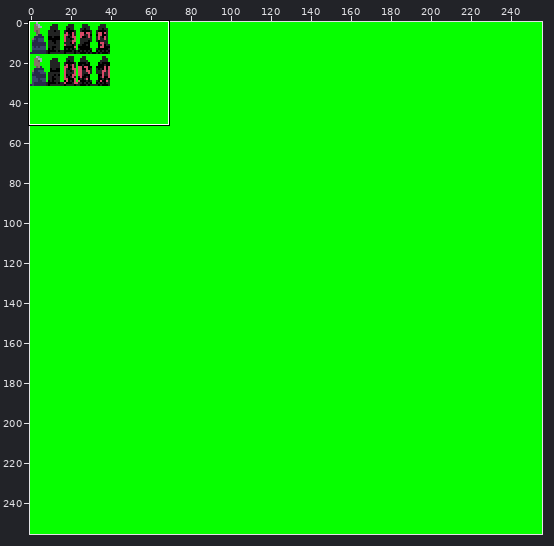
File history of a pixel-art file, Milestone3/SPRITESHEET.aseprite. The first picture is a wide view before the edit; the outline marks the close-up.
Close-up. First the earlier version:
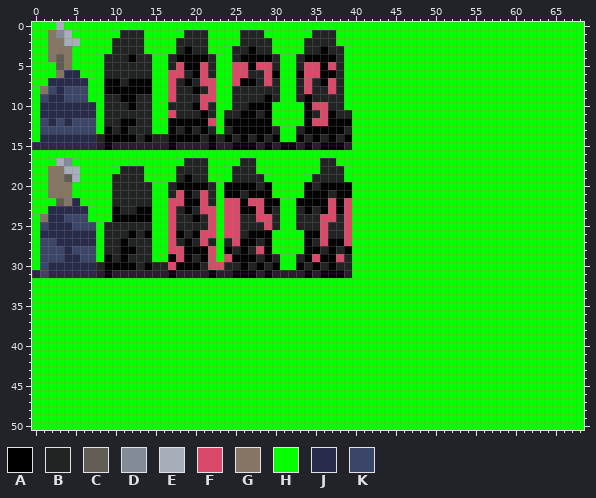
256x256 pixels, 1 frame. Shown: x 0..68, y 0..50.
Visible layers, top first: "oldman", "demon", "bg".
Palette (. is transparent): A #000000  B #222323  C #625d54  D #828b98  E #a6aeba  F #d94a69  G #857565  H #06ff00  J #282b4a  K #3a4568
Pixels before (only the part around the change), first column x 0:
 0 HHHEHHHHHHHHHHHHHHHHHHHHHHHHHHHHHHHHHHHHHHHHHHHHHHHHHHHHHHHHHHHHHHHHH
 1 HHGDEHHHHHHBBBHHHHHBBBHHHHBBBHHHHHHBBBHHHHHHHHHHHHHHHHHHHHHHHHHHHHHHH
 2 HHGGEEHHHHBBBBHHHHBBBBHHHHBBBBHHHHBBBBHHHHHHHHHHHHHHHHHHHHHHHHHHHHHHH
 3 HHGGGHHHHHBBBBHHHHBABBHHHBBABBHHHHBBABBHHHHHHHHHHHHHHHHHHHHHHHHHHHHHH
 4 HHGCGHHHHBBBABBHHBAAAABHHBAAAABHHBAAAABHHHHHHHHHHHHHHHHHHHHHHHHHHHHHH
 5 HHHCGHHHHBBBBBBHHBFAAFBHHFFAFFBHHBFFAFBHHHHHHHHHHHHHHHHHHHHHHHHHHHHHH
 6 HHHGJJHHHBBBBBBHHFFBAFBHHFFBBFAHHAFFAABHHHHHHHHHHHHHHHHHHHHHHHHHHHHHH
 7 HHJJJJJHHAABAAAHHFBABFFHHFAABFBHHBFBAFBHHHHHHHHHHHHHHHHHHHHHHHHHHHHHH
 8 HGKJKKKHHAAAAAAHHFBBABFHHBBBBBBHHBFBBFBHHHHHHHHHHHHHHHHHHHHHHHHHHHHHH
 9 HKJJKKKHHBBAABBHHFBBBFFHHBBBBABHHBABBBBHHHHHHHHHHHHHHHHHHHHHHHHHHHHHH
10 HJJJJJJJHBBBABBHHBBBAFBHHBBAAAHHHHAFFBBHHHHHHHHHHHHHHHHHHHHHHHHHHHHHH
11 HJJJJJJJHBBBBBBHHFBBBABHBBAABAHHHHABFABBHHHHHHHHHHHHHHHHHHHHHHHHHHHHH
12 HKJKJKKKHBBAABBHHAAAAAFHAAAAAAHHHHAFFAAAHHHHHHHHHHHHHHHHHHHHHHHHHHHHH
13 HKKKKKKKHABABBBHHABABABHBAAAAABHHBAAAAABHHHHHHHHHHHHHHHHHHHHHHHHHHHHH
14 HJJJJJJJBAAAABABBAAAABABABABABAHHABABABAHHHHHHHHHHHHHHHHHHHHHHHHHHHHH
15 JJJJJJJJBABBBBBBBABBBBABBAAABABAABABAAABHHHHHHHHHHHHHHHHHHHHHHHHHHHHH
16 HHHHHHHHHHHHHHHHHHHHHHHHHHHHHHHHHHHHHHHHHHHHHHHHHHHHHHHHHHHHHHHHHHHHH
17 HHHEDHHHHHHHHHHHHHHBBBHHHHBBHHHHHHHHBBHHHHHHHHHHHHHHHHHHHHHHHHHHHHHHH
18 HHGGEEHHHHHBBBHHHHBBBBHHHBBBHHHHHHHHBBBHHHHHHHHHHHHHHHHHHHHHHHHHHHHHH
19 HHGGCEHHHHBBBBHHHHBABBHHHBBBBHHHHHHBBBBHHHHHHHHHHHHHHHHHHHHHHHHHHHHHH
20 HHGGGHHHHHBBBBBHHBAAAABHAAAABAHHHHABAAAAHHHHHHHHHHHHHHHHHHHHHHHHHHHHH
21 HHGGGHHHHHBBBBBHHBFABFBHAABAAAHHHHAAABAAHHHHHHHHHHHHHHHHHHHHHHHHHHHHH
22 HHHCGJHHHHBBBBBHHFFAAFBHFFAFFAAHHAAAAFAFHHHHHHHHHHHHHHHHHHHHHHHHHHHHH
23 HHJJJJJHHHABBAAHHFBABFFHFFAAFABHHBABAFAFHHHHHHHHHHHHHHHHHHHHHHHHHHHHH
24 HGJJKKKHHHAAAAAHHFBBABFHFFBBFFBHHBBBFFBFHHHHHHHHHHHHHHHHHHHHHHHHHHHHH
25 HKJJJKKKHBBBBBBHHFBBBBFHFFBBBFBHHBBBFBBFHHHHHHHHHHHHHHHHHHHHHHHHHHHHH
26 HJJJJJJJHBBBABAHHFABAFFHFFBAAAHHHHAAFBBFHHHHHHHHHHHHHHHHHHHHHHHHHHHHH
27 HKKJJJJJHBBABBBHHFBABFBHBFAABAHHHHABFAAFHHHHHHHHHHHHHHHHHHHHHHHHHHHHH
28 HKKKJKKKHBBAABBHHFFAAAFHABABFAHHHHAABABAHHHHHHHHHHHHHHHHHHHHHHHHHHHHH
29 HKKKJJKKHABABBBHHAFABAFHFAAABABHHBAFAAFBHHHHHHHHHHHHHHHHHHHHHHHHHHHHH
30 HKJJJJJJBAAAABABBFAAABFFBBABABAHHABABABBHHHHHHHHHHHHHHHHHHHHHHHHHHHHH
31 JKJJJJJJBABBBBBBBABBBBABBAAABABBBBABAAABHHHHHHHHHHHHHHHHHHHHHHHHHHHHH
32 HHHHHHHHHHHHHHHHHHHHHHHHHHHHHHHHHHHHHHHHHHHHHHHHHHHHHHHHHHHHHHHHHHHHH
33 HHHHHHHHHHHHHHHHHHHHHHHHHHHHHHHHHHHHHHHHHHHHHHHHHHHHHHHHHHHHHHHHHHHHH
34 HHHHHHHHHHHHHHHHHHHHHHHHHHHHHHHHHHHHHHHHHHHHHHHHHHHHHHHHHHHHHHHHHHHHH
35 HHHHHHHHHHHHHHHHHHHHHHHHHHHHHHHHHHHHHHHHHHHHHHHHHHHHHHHHHHHHHHHHHHHHH
36 HHHHHHHHHHHHHHHHHHHHHHHHHHHHHHHHHHHHHHHHHHHHHHHHHHHHHHHHHHHHHHHHHHHHH
37 HHHHHHHHHHHHHHHHHHHHHHHHHHHHHHHHHHHHHHHHHHHHHHHHHHHHHHHHHHHHHHHHHHHHH
38 HHHHHHHHHHHHHHHHHHHHHHHHHHHHHHHHHHHHHHHHHHHHHHHHHHHHHHHHHHHHHHHHHHHHH
39 HHHHHHHHHHHHHHHHHHHHHHHHHHHHHHHHHHHHHHHHHHHHHHHHHHHHHHHHHHHHHHHHHHHHH
40 HHHHHHHHHHHHHHHHHHHHHHHHHHHHHHHHHHHHHHHHHHHHHHHHHHHHHHHHHHHHHHHHHHHHH
41 HHHHHHHHHHHHHHHHHHHHHHHHHHHHHHHHHHHHHHHHHHHHHHHHHHHHHHHHHHHHHHHHHHHHH
42 HHHHHHHHHHHHHHHHHHHHHHHHHHHHHHHHHHHHHHHHHHHHHHHHHHHHHHHHHHHHHHHHHHHHH
43 HHHHHHHHHHHHHHHHHHHHHHHHHHHHHHHHHHHHHHHHHHHHHHHHHHHHHHHHHHHHHHHHHHHHH
44 HHHHHHHHHHHHHHHHHHHHHHHHHHHHHHHHHHHHHHHHHHHHHHHHHHHHHHHHHHHHHHHHHHHHH
45 HHHHHHHHHHHHHHHHHHHHHHHHHHHHHHHHHHHHHHHHHHHHHHHHHHHHHHHHHHHHHHHHHHHHH
46 HHHHHHHHHHHHHHHHHHHHHHHHHHHHHHHHHHHHHHHHHHHHHHHHHHHHHHHHHHHHHHHHHHHHH
47 HHHHHHHHHHHHHHHHHHHHHHHHHHHHHHHHHHHHHHHHHHHHHHHHHHHHHHHHHHHHHHHHHHHHH
48 HHHHHHHHHHHHHHHHHHHHHHHHHHHHHHHHHHHHHHHHHHHHHHHHHHHHHHHHHHHHHHHHHHHHH
49 HHHHHHHHHHHHHHHHHHHHHHHHHHHHHHHHHHHHHHHHHHHHHHHHHHHHHHHHHHHHHHHHHHHHH
50 HHHHHHHHHHHHHHHHHHHHHHHHHHHHHHHHHHHHHHHHHHHHHHHHHHHHHHHHHHHHHHHHHHHHH
After:
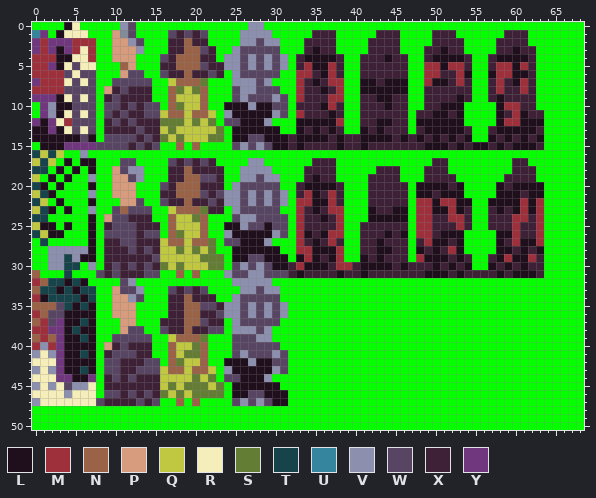
Colours new in this view: L #1f0e1c  M #9d303b  N #9a6348  P #d79b7d  Q #c0c741  R #f5edba  S #647d34  T #17434b  U #34859d  V #8c8fae  W #584563  X #3e2137  Y #70377f
Diff:
layer "cloud" added
layer "seer" added
layer "plantmerchant" added
layer "knight" added
layer "oldman" removed
Changed rows in their new state; - is an unchanged pixel.
first column x 0:
 0 ---HLR-----VW--------------VV-----------------------------------
 1 UYHLRRR---PDWH---WXWXW----VVVV-----XXX-----XXX----XXX------XXX--
 2 YMYYYMMM--PPVW---XXNXX----VVWVV---XXXX----XXXX----XXXX----XXXX--
 3 YMYLYMRM--PPPV---XXNNWX--VWWWWW---XLXXH---XXXX---XXLXX----XXLXX-
 4 MMMLLRRM-HPPPHH-WXNNNXX-VVWVWVWV-XLLLLX--XXXLXX--XLLLLX--XLLLLX-
 5 MMYLRWRR-HHNPHH-XXNNNWXXVVWVWVWV-XMLLMX--XXXXXX--MMLMMX--XMMLMX-
 6 MMMMWRWW-HHPWWH-WXXNXXWX-VWWWWW--MMXLMX--XXXXXX--MMXXML--LMMLLX-
 7 YMMMRWRW-HWWWWW--QNNNSH--VVVWVH--MXLXMM--LLXLLL--MLLXMX--XMXLMX-
 8 MMMMWWWW-PXWXXX--NSQSNH--WVVWWW--MXXLXM--LLLLLL--XXXXXX--XMXXMX-
 9 YYYLRWRW-XWXXXX--NQQQNH--WVWWWVW-MXXXMM--XXLLXX--XXXXLX--XLXXXX-
10 -YVLLWWW-WWXWXWW-NSQQNH-LLLVLLWW-XXXLMX--XXXLXX--XXLLL----LMMXX-
11 -YVLRWRW-WXWXXWWQNNQNNQ-VLLLLLVW-MXXXLXH-XXXXXX-XXLLXL----LXMLXX
12 YLYRMWWW-XWXWXXXSSSQSQS-WWLLLV---LLLLLMH-XXLLXX-LLLLLL----LMMLLL
13 LLYLRWRW-XXXXWXXQSQQQQQSHLLLLLL--LXLXLXH-LXLXXX-XLLLLLX--XLLLLLX
14 LLLLLLWLHWWWWXWXSQSQQQSSHLLWWLLLXLLLLXLXXLLLLXLXLXLXLXL--LXLXLXL
15 HLLLYYYYWWWWXWXWHHNHNHHHHWVWVWLLXLXXXXLXXLXXXXXXXLLLXLXLLXLXLLLX
16 TQTQ--V---------------------------------------------------------
17 QTQHL-LL---WW----WXWXWX---HVV------XXX------------XX--------XX--
18 TTHLHL-L--PWVV---XXNXXXX-HVVVV----XXXXH----XXX---XXX--------XXX-
19 Q-LHLH-V--PPWV---XXNNWWX-HVVWVV---XLXXH---XXXX---XXXX------XXXX-
20 TLHLH--L--PPPHH-WXNNNXXXHVWWWWW--XLLLLXH--XXXXX-LLLLXL----LXLLLL
21 QTLHH--V--PPPHH-XXNNNWXWVVWVWVWV-XMLXMXH--XXXXX-LLXLLL----LLLXLL
22 TQ-LHH-L--HPPWH-WXXNXXWXVVWVWVWV-MMLLMXH--XXXXX-MMLMMLL--LLLLMLM
23 QTLHLHHV--WNWWW--QNNNSXXHVWWWWW--MXLXMMH--LXXLL-MMLLMLX--XLXLMLM
24 TTHHHHHL-PWWXXX--NQQSNH-HWVVWWWW-MXXLXMH--LLLLL-MMXXMMX--XXXMMXM
25 QLLHLHHL-XWWWXXX-NQQQNH-LLVWWLWW-MXXXXMH-XXXXXX-MMXXXMX--XXXMXXM
26 TQLLHHHL-WWWWXWW-NSQQNH-VLLLLLVW-MLXLMMH-XXXLXL-MMXLLL----LLMXXM
27 -THHHHHL-XXWWXXXQNNQNNS-WWLLLV---MXLXMXH-XXLXXX-XMLLXL----LXMLLM
28 -HVVVVVL-XXXWXWXQQSQSQS-HLLLLLL--MMLLLMH-XXLLXX-LXLXML----LLXLXL
29 -HVVTVLL-XXXXXXWQQQQQSSSHLLWWLLL-LMLXLMH-LXLXXX-MLLLXLX--XLMLLMX
30 -HVVTTHVHXWXWXWXSQSQQQSSHWVWVWLLXMLLLXMMXLLLLXLXXXLXLXL--LXLXLXX
31 NHHHTHHHWXWXXXWWHHNHNHHHVWWVVWWWXLXXXXLXXLXXXXXXXLLLXLXXXXLXLLLX
32 MNTTLTL----WV------------VVVVV----------------------------------
33 NTTLTLTT--PWWV---WXWXW----VVWVV---------------------------------
34 MLTTTTLT--PPVW---XXNXXX--VWWWWW---------------------------------
35 NNNWTLTL--PPP----XXNNWWXVVWVWVWV--------------------------------
36 MNWWLLLL--PPP----XXNNXXWVVWVWVWV--------------------------------
37 NMWYLLTL---PP---XXXNNWXX-VWWWWW---------------------------------
38 MMYYLTLL---PWW--WXXNXXWW-VVVWV----------------------------------
39 NMNYLLTL--WWWWW--QNNNS---WWWVV----------------------------------
40 MVMYLLLL-PXWXXX--NQQSN---WWWWWW---------------------------------
41 VRVYLLTL-XWWWXX--NQSSN---WVWWWVW--------------------------------
42 RRRYLLLL-WWXXXWW-NSQQN--LLLVLLWW--------------------------------
43 VRVYLLTL-WWXXWWWQNNQNNQ-VLLLLLVW--------------------------------
44 RRRYYLLY-XWXWXXXQQQQSQS-WWLLLV----------------------------------
45 VRVRWVVR-XXXXXXXQSQSSSQS-LLLLLL---------------------------------
46 RRRRVRRR-WWXWXWXSQSQSSSS-LLWWLLL--------------------------------
47 VRRRRRRRWXXXXWXW--N-N----WVWVWLL--------------------------------
Boxes around the changes in both close-ups, in picture pixels (x1, y1, x2, y2):
changed: (32, 22, 544, 406)
